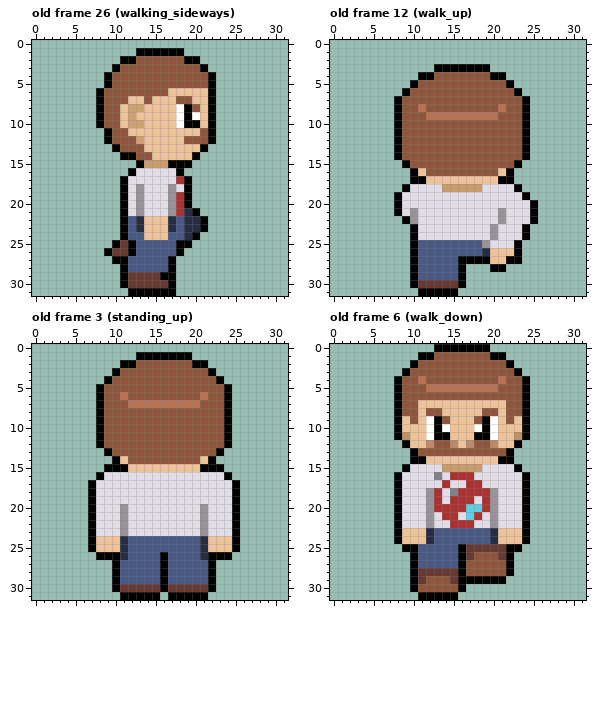
Pixel-art file, stored at Assets/Art/enemy_one.aseprite. Above: the version before the commit.
32x32 pixels, 27 frames. Colours within 5 levels of each other are drawn and written as one. Shown: old frame 26 (walking_sideways), old frame 12 (walk_up), old frame 3 (standing_up), old frame 6 (walk_down). The commit also changed other frames, which this record leaves out.
After the commit:
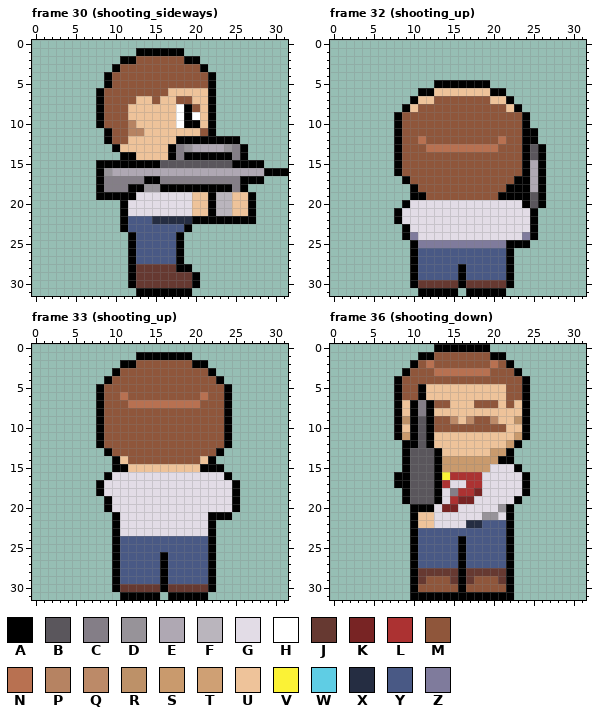
Palette (. is transparent): A #000000  B #5a565c  C #847e87  D #979399  E #afa8b3  F #bab5bd  G #e2dce6  H #ffffff  J #663931  K #782424  L #ac3232  M #8f563b  N #b87151  P #b68362  Q #bc8a68  R #bd9168  S #c99a6d  T #cfa074  U #eec39a  V #fbf236  W #5fcde4  X #252d42  Y #495985  Z #7f7b9c
A new or re-ordered frame is compared with the old frame closest to it.
Changes in this commit:
frames 27 -> 38
Frame 30 (shooting_sideways) is new; against old frame 26 (walking_sideways):
y 7: x 12 U -> M; x 14..15 MU -> UM
y 8: x 11..13 UTT -> MUU
y 9: x 11..12 UT -> MU
y 10: x 11..13 UTT -> MPU
y 11: x 12..13 UU -> PP
y 12: x 12..13 MT -> UU; x 18..21 UMMM -> AAAA; x 23..25 ... -> AAA
y 13: x 11..13 MMM -> UUU; x 17..26 UUUUA..... -> ACDEEEEDCA
y 14: x 13..14 MM -> UU; x 17..19 UUU -> ACA; x 21..26 ...... -> AAAACA
y 15: x 8..12 ..... -> AAAAA; x 14..28 SSSAAA......... -> AABBBBBBBBBAAAA
y 16: x 8..31 ....AGGGGGA............. -> ADEEEEEEEEEEEEEEEEEEEAAA
y 17: x 8..28 ...AGGGGGGLA......... -> ACCCCCAACCCCCCCCCCAAA
y 18: x 8..18 ...AGDGGGDG -> ACCCAADDAAA; x 20..26 ....... -> AAAAACA
y 19: x 8..10 ... -> AAA; x 12..13 GD -> AG; x 17..27 DLA........ -> GGGUUAFFUUA
y 20: x 13 D -> G; x 17..27 DLA........ -> GGGUUAFFUUA
y 21: x 13 D -> G; x 17..27 DLXA....... -> GGGUUAFFUUA
y 22: x 13..16 XUUU -> YYXX; x 18 Y -> X; x 20 X -> A; x 22..27 ...... -> AAAAAA
y 23: x 13..17 XUUUX -> YYYYY; x 19..21 XXA -> A..
y 24: x 11..12 AY -> .A; x 14..16 UUU -> YYY; x 18..20 YXA -> A..
y 25: x 10..11 AJ -> ..; x 19 A -> .
y 26: x 9..11 AJJ -> ...
y 27: x 10..12 AAY -> ..A; x 17..18 A. -> YA
y 28: x 11..19 AYYYYYA.. -> .AJJJJJAA
y 29: x 11..12 AJ -> .A; x 16..20 AA... -> JJJJA
y 30: x 11..12 AJ -> .A; x 17..20 A... -> JJJA
y 31: x 12 A -> .; x 18..19 .. -> AA
Frame 32 (shooting_up) is new; against old frame 12 (walk_up):
y 3: x 13..19 AAAAAAA -> .......
y 4: x 11..21 AAMMMMMMMAA -> ...........
y 5: x 10..22 AMMMMMMMMMMMA -> ...AAAAAAA...
y 6: x 9..23 AMMMMMMMMMMMMMA -> ..AAUUUUUUUAA..
y 7: x 8..12 AMMMM -> ..AUU; x 20..24 MMMMA -> UUA..
y 8: x 8..11 AMMN -> .AUM; x 21..24 NMMA -> MUA.
y 9: x 12..20 NNNNNNNNN -> MMMMMMMMM
y 11: x 25 . -> A
y 12: x 11 M -> N; x 21 M -> N; x 25 . -> A
y 13: x 12..20 MMMMMMMMM -> NNNNNNNNN; x 25..26 .. -> BA
y 14: x 25..26 .. -> BA
y 15: x 8..9 .A -> AM; x 23..26 A... -> MAEA
y 16: x 8..11 ..AU -> AMMM; x 21..26 UA.... -> MMMAEA
y 17: x 9..26 .AAUUUUUUUUUAA.... -> AMMMMMMMMMMMMMAAEA
y 18: x 9..22 AGGGGSSSSSGGGG -> .AMMMMMMMMMMMA; x 24..26 ... -> AEA
y 19: x 8..23 AGGGGGGGGGGGGGGG -> ..AAMMMMMMMMMAAA; x 25..26 .. -> BA
y 20: x 8..9 AG -> .A; x 24..26 GA. -> ABA
y 21: x 10 D -> G; x 21 D -> G
y 22: x 8..10 .AD -> AGG; x 21 D -> G
y 23: x 9..10 .A -> AG; x 20 D -> G; x 24..25 A. -> GA
y 24: x 9..10 .A -> AZ; x 20 D -> G; x 24..25 A. -> ZA
y 25: x 11..22 YYYYYYYYDGGG -> ZZZZZZZZZZZA; x 24 . -> A
y 26: x 19..23 XUUUA -> YYYA.
y 27: x 16..21 AAAAUU -> YYYYYY; x 23 A -> .
y 28: x 17..22 ...AA. -> YYYYYA
y 29: x 17..22 ...... -> YYYYYA
y 30: x 17..22 ...... -> JJJJJA
y 31: x 17..21 ..... -> AAAAA
Frame 33 (shooting_up) is new; against old frame 3 (standing_up):
y 15: x 9 A -> .
y 16: x 8..9 AG -> .A
y 17..18: x 7..8 AG -> .A
y 19: x 7..9 AGG -> ..A
y 20: x 7..9 AGG -> ..A; x 11 D -> G; x 21 D -> G
y 21: x 7..11 AGGGD -> ...AG; x 21..25 DGGGA -> GAAA.
y 22..23: x 7..11 AGGGD -> ...AG; x 21..25 DGGGA -> GA...
y 24..25: x 7..11 AUUUX -> ...AY; x 21..25 XUUUA -> YA...
y 26: x 8..9 AA -> ..; x 11 X -> Y; x 21 X -> Y; x 23..24 AA -> ..
Frame 36 (shooting_down) is new; against old frame 6 (walk_down):
y 2: x 12 M -> N; x 20 M -> N
y 3: x 13..19 MMMMMMM -> NNNNNNN
y 4: x 11 N -> M; x 21 N -> M
y 5: x 11..21 MNNNNNNNNNM -> AUUUUUUUUUU
y 6: x 11..21 MMMMMMMMMMM -> AUUUUUUUUUU
y 7: x 9..14 MMUUUU -> UACAMM; x 18..20 UUU -> MMM; x 23 M -> U
y 8: x 9..13 MMUMM -> UACAU; x 19..20 MM -> UU; x 22..23 MM -> UU
y 9: x 9..13 UMUHA -> RABAM; x 15 U -> Q; x 17 U -> Q; x 19..20 AH -> MQ; x 22..23 MU -> UR
y 10: x 10..21 UUHAHUUUHAHU -> ABAMMMMMMMMM
y 11: x 9..14 RUUHAA -> SABAUU; x 18..20 AAH -> UUU; x 23 R -> S
y 12: x 10..15 UUQMMQ -> ABAUUU; x 17..20 QMMQ -> UUUU; x 22 U -> S
y 13: x 9..21 .AMMMMMMMMMMM -> ABBBAUUUUUUSS
y 14: x 9..20 .AAUUUUUUUUU -> ABBBASSSSSSS
y 15: x 10..13 GGGG -> BBBA; x 19 G -> S
y 16: x 9..14 GGGGCG -> ABBBAV; x 18 G -> L
y 17: x 9..13 GGGGG -> ABBBA
y 18: x 8..13 AGGGDL -> .ABBBA; x 18..20 LLD -> KGG
y 19: x 8..13 AGGGDL -> .ABBBA; x 16..17 LL -> KK; x 19..20 LD -> GG; x 23..24 GA -> A.
y 20: x 8..24 AGGGDLLLLWWLDGGGA -> ..AAAGKKGGGGGDA..
y 21: x 8..12 AGGGD -> ..AUU; x 14..15 LL -> GG; x 17..19 WLG -> GGD; x 22..24 GGA -> A..
y 22: x 8..12 AGGGD -> ..AUU; x 15..24 LLLGGDGGGA -> GGXXYYYA..
y 23: x 8..12 AUUUX -> ..AYY; x 20..24 XUUUA -> YYA..
y 24: x 8..12 AUUUX -> ..AYY; x 16 Y -> A; x 20..24 XUUUA -> YYA..
y 25: x 9 A -> .; x 17..21 JJJJJ -> YYYYY; x 23 A -> .
y 26: x 17..21 JMMMJ -> YYYYY
y 27: x 17..21 MMMMM -> YYYYY
y 28: x 17..21 MMMMM -> JJJJJ
y 29: x 17..22 AAAAA. -> JMMMJA
y 30: x 17..22 ...... -> MMMMMA
y 31: x 10 . -> A; x 16..22 ....... -> AAAAAAA
Boxes around the changes in both pictures, in picture pixels (x1, y1, x2, y2):
changed: (96, 96, 288, 296)
changed: (394, 64, 546, 296)
changed: (88, 464, 128, 560)
changed: (200, 504, 240, 560)
changed: (394, 360, 530, 600)
